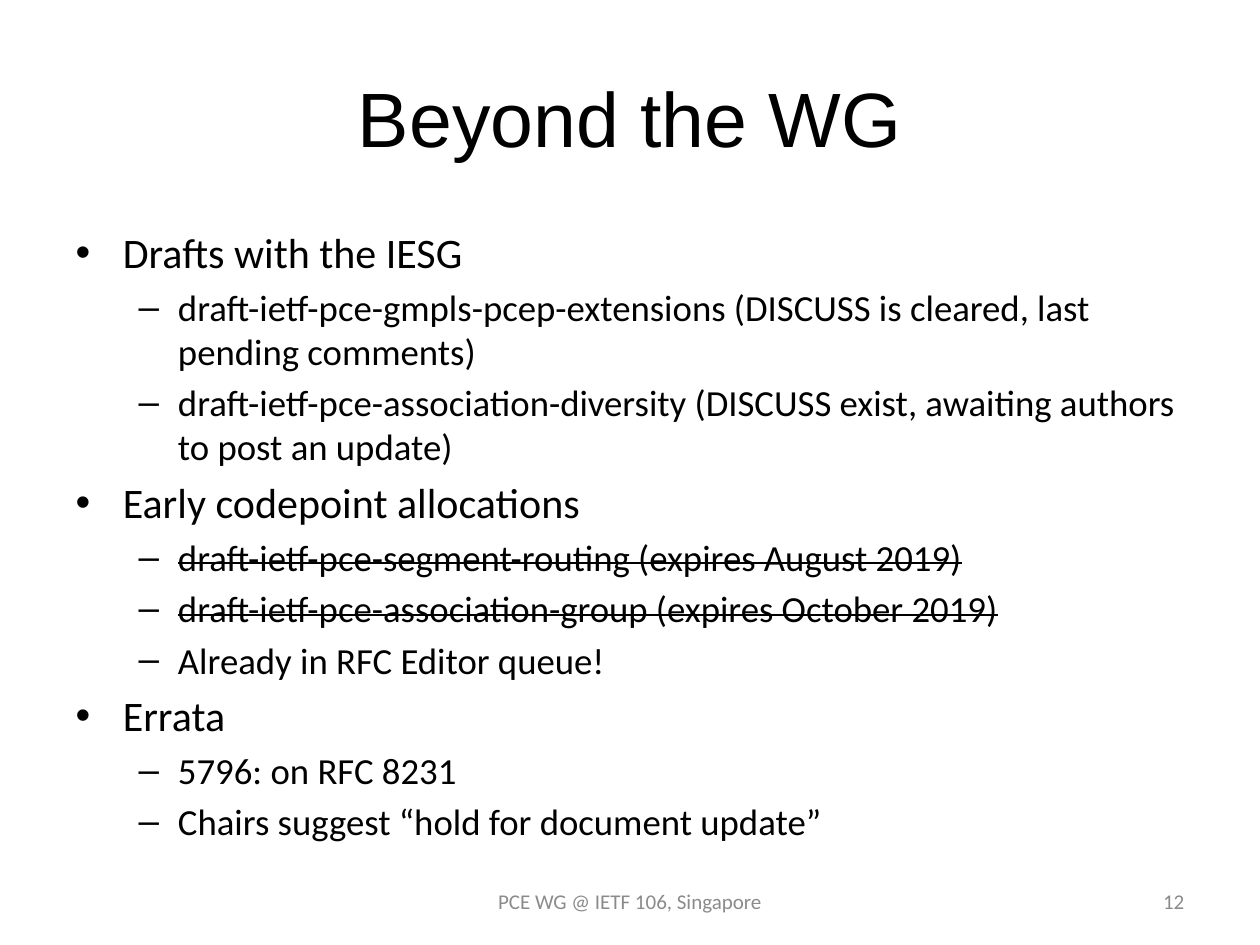
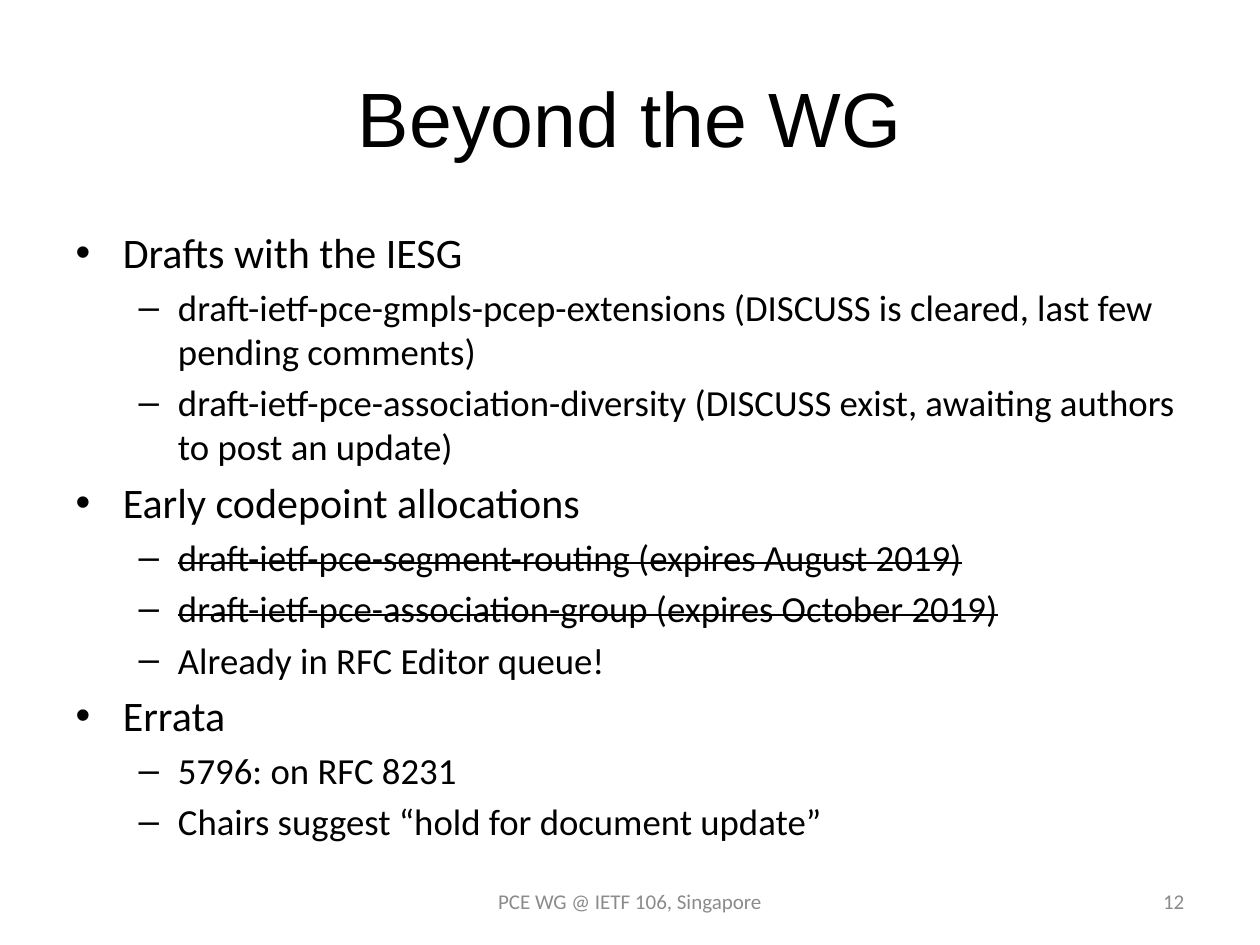
Before and after one commit to dhruvdhody/ietf, a slide deck: slide 12 of PCE WG Slide 106.pptx. Drawn at 1260x945 pixels with LibreOffice and Linux fonts; fonts in the diff are those of the drawing. Boxes give left, top, right and bottom in pixels: in the first picture for what was removed or moved away, otherwise in the second. Text is boxed around its words. In the diff, an @@ line names an element or a change of style, - is before the commit and + after.

```diff
--- a/PCE WG Slide 106.pptx
+++ b/PCE WG Slide 106.pptx
@@ text at bbox=[178, 294, 1153, 372]: text changed @@
-  – draft-ietf-pce-gmpls-pcep-extensions (DISCUSS is cleared, last pending comments)
+  – draft-ietf-pce-gmpls-pcep-extensions (DISCUSS is cleared, last few pending comments)
```
Also in this commit, not shown: 5 other slides changed, 2 slides added, 1 slide removed.
